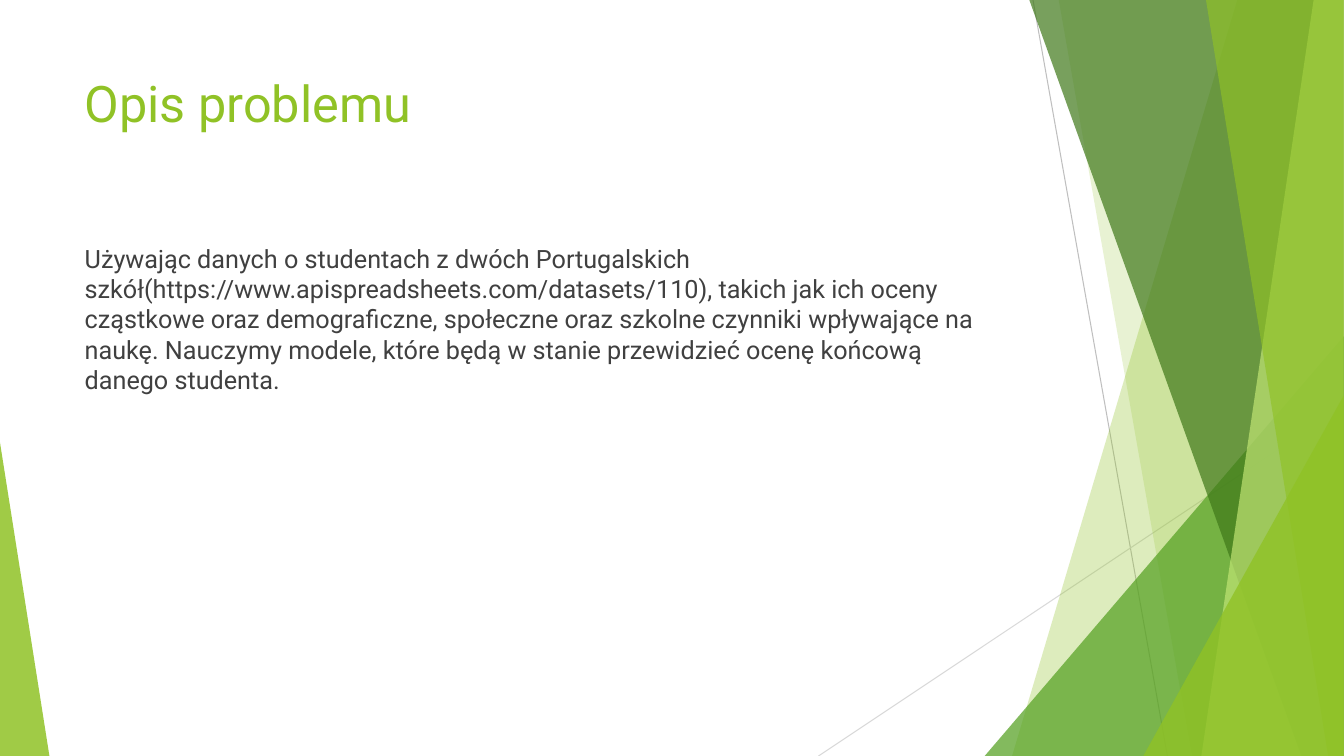
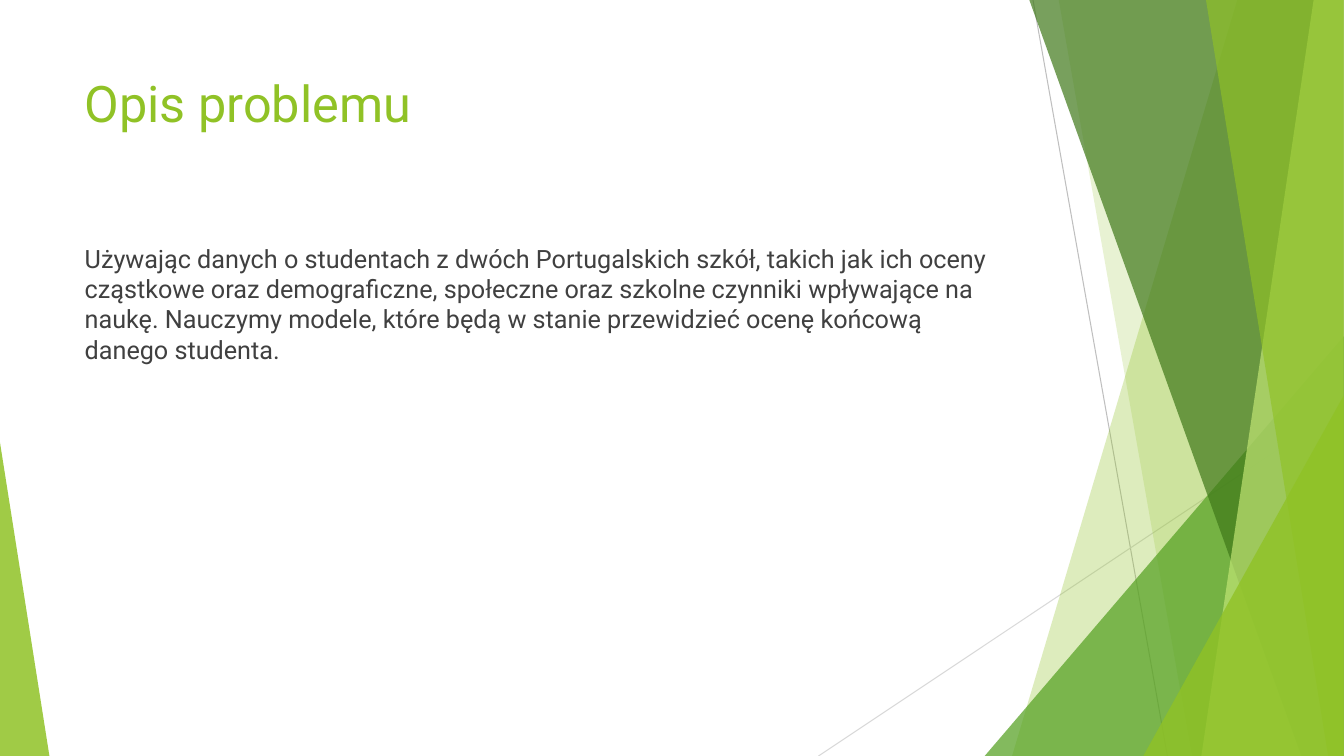
Before and after one commit to mini-pw/2021L-WUM, a slide deck: slide 2 of Projekty/Projekt1/Pawlikowski_Szmajdziński/wum-proj1.pptx. Drawn at 1344x756 pixels with LibreOffice and Linux fonts; fonts in the diff are those of the drawing. Boxes give left, top, right and bottom in pixels: in the first picture for what was removed or moved away, otherwise in the second. Text is boxed around its words. In the diff, an @@ line names an element or a change of style, - is before the commit and + after.

```diff
--- a/Projekty/Projekt1/Pawlikowski_Szmajdziński/wum-proj1.pptx
+++ b/Projekty/Projekt1/Pawlikowski_Szmajdziński/wum-proj1.pptx
@@ text at bbox=[85, 249, 986, 365]: text changed @@
-Używając danych o studentach z dwóch Portugalskich szkół(https://www.apispreadsheets.com/datasets/110), takich jak ich oceny cząstkowe oraz demograficzne, społeczne oraz szkolne czynniki wpływające na naukę. Nauczymy modele, które będą w stanie przewidzieć ocenę końcową danego studenta.
+Używając danych o studentach z dwóch Portugalskich szkół, takich jak ich oceny cząstkowe oraz demograficzne, społeczne oraz szkolne czynniki wpływające na naukę. Nauczymy modele, które będą w stanie przewidzieć ocenę końcową danego studenta.
```
Also in this commit, not shown: 3 other slides changed.
